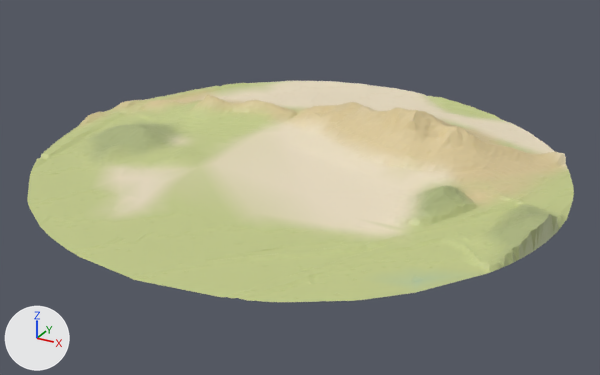
An edit to the glTF model public/models/terrain.glb, drawn before and after from the same camera.
Rendered twice from a camera (50 mm lens) standing at (1430.0, -2665.0, 1296.0) and looking at (-63.0, 49.0, -61.0). Every picture has the same lights, and +X, +Y and +Z are marked at lower left. The older version comes first. Vertices at exactly the same position are counted once.

In view in the first picture: 'terrain'.
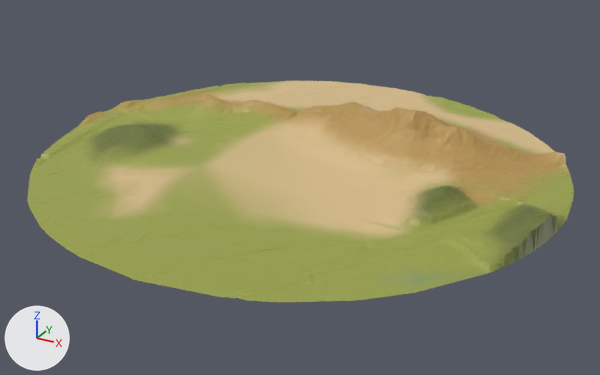
Location of each change, [x1, y1, x2, y2] in pixels of the pictures (600 x 375 px):
part 1 of me_terrain, recoloured (beige to orange)
    both: [85, 81, 568, 238]
part 2 of me_terrain, recoloured
    both: [77, 81, 569, 242]
part 3 of me_terrain, recoloured (darker)
    both: [27, 83, 574, 302]
part 4 of me_terrain, recoloured
    both: [108, 81, 566, 238]

What changed in the scene script:
```text
Change me_terrain:
    where me_terrain.from_pydata(...)  # 6774 vertices, 13307 faces; spans x -1178.0..976.0, y -958.0..1196.0, z 5.0..237.0
    used by ob_terrain; location = (0.0, 0.0, 0.0)
    me_terrain part 1: 4108 faces centred in x -1176.0..874.0, y -620.0..1177.0, z 13.0..237.0 are repainted in the vertex colours; the middle colour goes from beige #dac798 to orange #b89554
    me_terrain part 2: 1229 faces centred in x -1173.0..889.0, y -662.0..1177.0, z 12.0..124.0 are repainted in the vertex colours; the middle colour goes from beige #d0ca93 to yellow #ab9d50
    me_terrain part 3: 5254 faces centred in x -1160.0..970.0, y -955.0..1176.0, z 6.0..99.0 are repainted in the vertex colours; the middle colour goes from yellow #c5cd8b to yellow #9ba34a
    me_terrain part 4: 2716 faces centred in x -878.0..865.0, y -577.0..1192.0, z 14.0..95.0 are repainted in the vertex colours; the middle colour goes from beige #ede0c3 to beige #d9be8b
```
